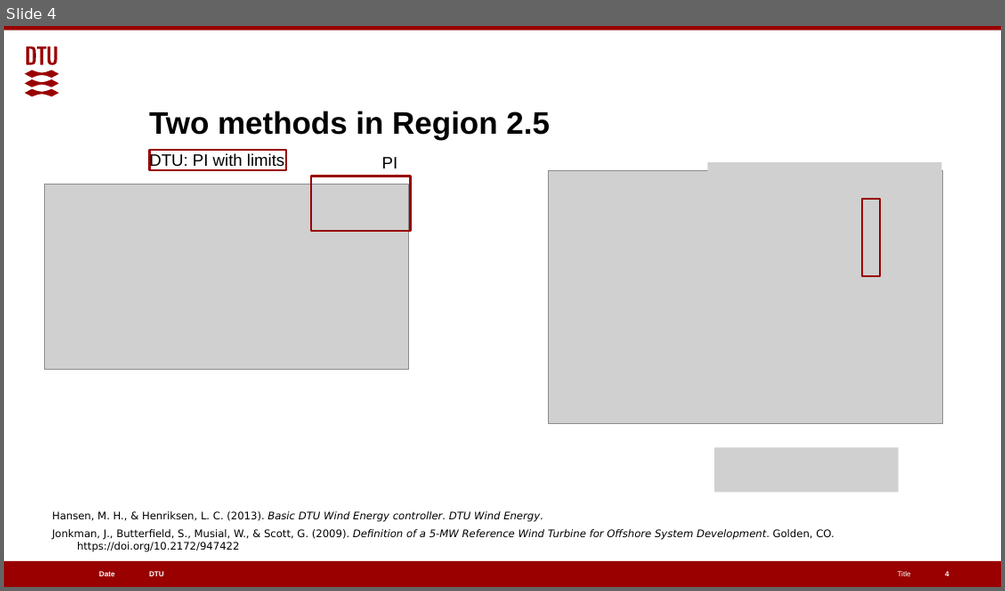
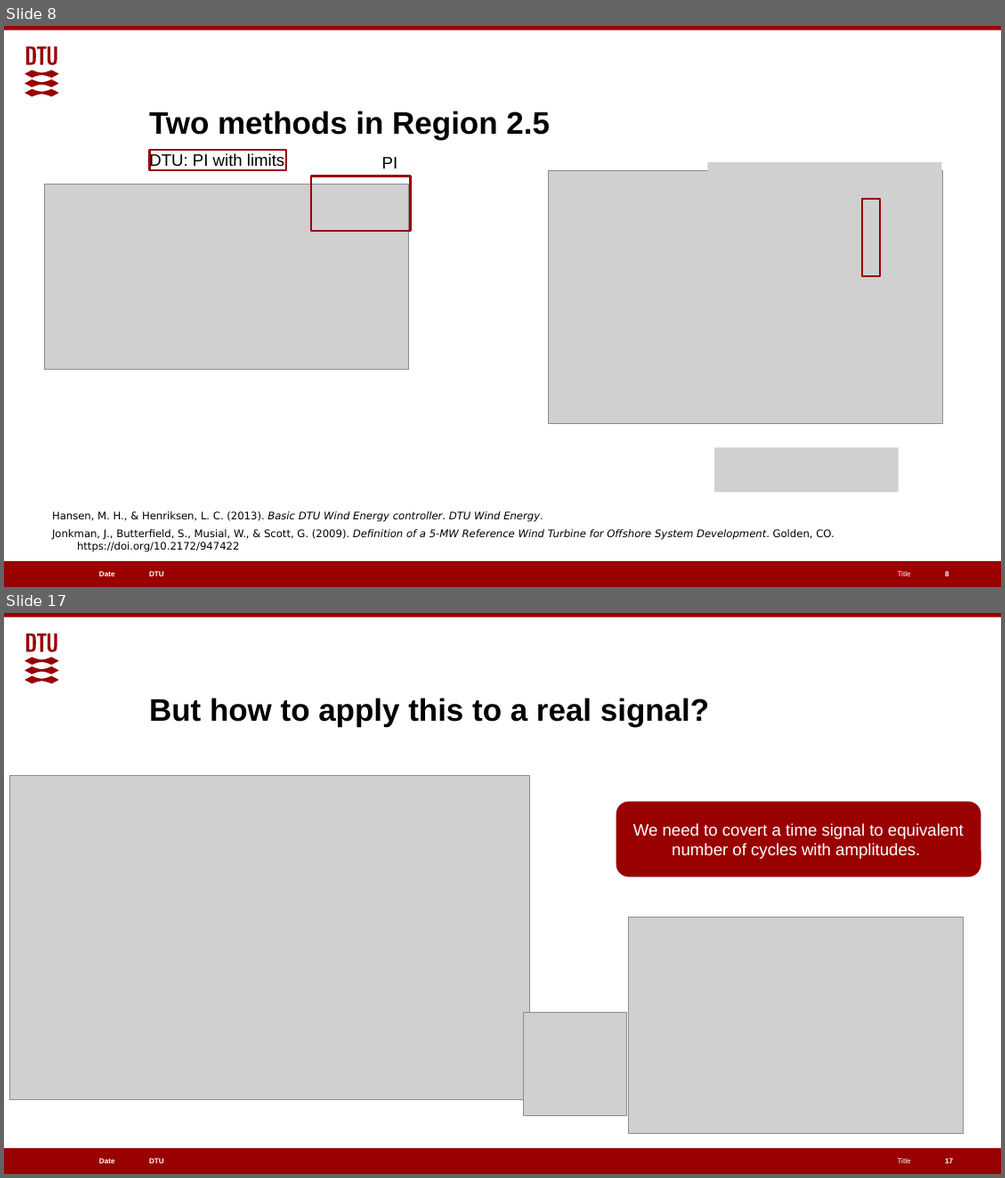
Before and after one commit to alanliowh/Control_Online_Course, a slide deck: teaching materials/Day 3/Day3_Part1.pptx. Shown one above the other, each under a label of ours: slide 4 before the commit, slides 8 and 17 after it; the slides between them are not shown. The pictures are 1005x591 and 1005x1178 pixels, drawn with LibreOffice and Linux fonts; fonts in the diff are those of the drawing; grey boxes stand for pictures. Boxes give left, top, right and bottom in pixels: in the first picture for what was removed or moved away, otherwise in the second. Text is boxed around its words. In the diff, an @@ line names an element or a change of style, - is before the commit and + after.

```diff
--- a/teaching materials/Day 3/Day3_Part1.pptx
+++ b/teaching materials/Day 3/Day3_Part1.pptx
@@ slide 17 added at (x1=4, y1=613, x2=1001, y2=1174), background #FFFFFF; not listed: 6 template elements that a slide beside it also shows @@
@@ title added at (x1=149, y1=698, x2=709, y2=727), 30 pt, text #000000, bold @@
+But how to apply this to a real signal?
@@ picture added at (x1=10, y1=775, x2=530, y2=1099) @@
@@ rounded rectangle added at (x1=616, y1=802, x2=980, y2=876), fill #990000, outline #990000 0.75 pt, 16 pt, text #FFFFFF @@
+We need to covert a time signal to equivalent number of cycles with amplitudes.
@@ picture added at (x1=629, y1=917, x2=963, y2=1134) @@
@@ picture added at (x1=524, y1=1012, x2=627, y2=1115) @@
@@ page number added at (x1=945, y1=1158, x2=953, y2=1163), 7 pt, text #FFFFFF, bold @@
+17
@@ what was slide 4 is now slide 8 @@
```
Also in this commit, not shown: 1 slide changed, 25 other slides added, 2 slides removed, 19 other files.
